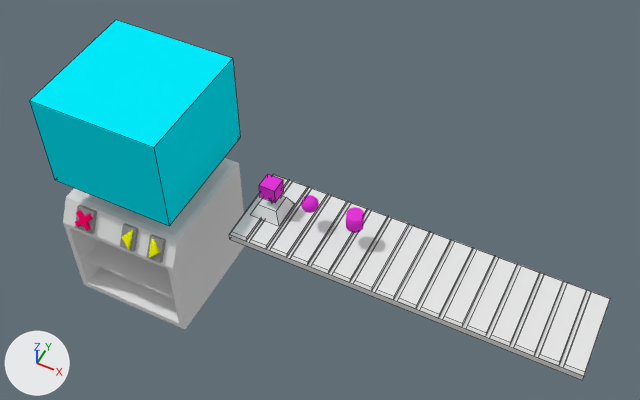
Before and after pictures for a commit that changed the Blender file SyncDemo/Assets/Models/Shelf.blend.
Rendered twice from a camera (50 mm lens) standing at (2.63, -2.94, 4.88) and looking at (1.08, 0.15, 1.01). The lights are fixed; the arrows at lower left show +X, +Y and +Z. Mesh edges are drawn as thin lines on the coarser meshes.

Names of what the first picture shows: 'Oven', 'Pedestal', 'ProjectionSpace', 'Shelf', 'ShelfTop'.
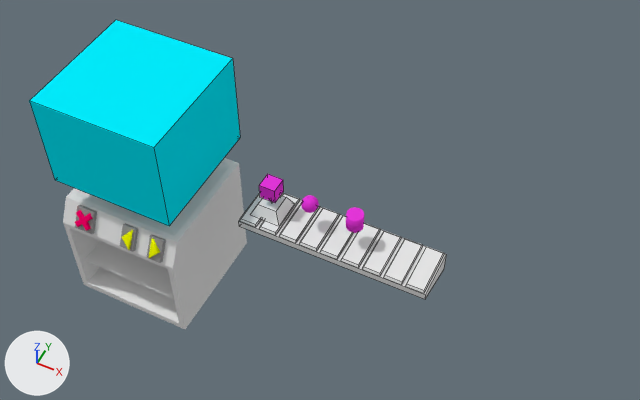
Commit message: Shelf tweaks

Changed parts and their boxes [x1, y1, x2, y2] in the pictures (640 x 400 px):
'ShelfTop', mesh rescaled, modifiers changed (46% narrower, 50% shorter)
    before: [230, 174, 611, 376]
    after: [240, 193, 444, 293]
'Shelf', mesh rescaled, moved (45% narrower, 47% shorter)
    before: [229, 180, 606, 380]
    after: [239, 193, 447, 299]

The change, as a diff of the scene's bpy script:
```diff
--- a/SyncDemo/Assets/Models/Shelf.blend.py
+++ b/SyncDemo/Assets/Models/Shelf.blend.py
@@ me_shelftopmesh @@
 me_shelftopmesh.from_pydata(...)  # 8 vertices, 6 faces; spans x -0.054..0.054, y -0.267..0.267, z -0.016..-0.001
 # used by ob_shelftop; location = (0.769, 0.0, 0.965)
+# me_shelftopmesh part 1: the whole mesh is scaled about its middle by (1, 0.573, 1)
 me_shelftopmesh.materials.append(mat_implement_base)
@@ me_shelfmesh @@
 me_shelfmesh.from_pydata(...)  # 8 vertices, 6 faces; spans x -1.0..1.07, y -0.27..0.27, z -0.07..0.07
 # used by ob_shelf; location = (1.711, 0.0, 0.879)
+# me_shelfmesh part 2: the whole mesh is scaled about its middle by (0.564, 0.589, 1), then moved by (-0.04, 0.0, 0.0)
 me_shelfmesh.materials.append(mat_implement_base)
@@ ob_shelftop @@
 _m = ob_shelftop.modifiers.new('Array', 'ARRAY')
-_m.count = 16
+_m.count = 9
 _m.constant_offset_displace = (0.0, 0.0, 0.0)
@@ ob_shelf @@
 ob_shelf = bpy.data.objects.new('Shelf', me_shelfmesh)
-ob_shelf.location = (1.711, 0.0, 0.879)
+ob_shelf.location = (1.296, 0.0, 0.879)
```
